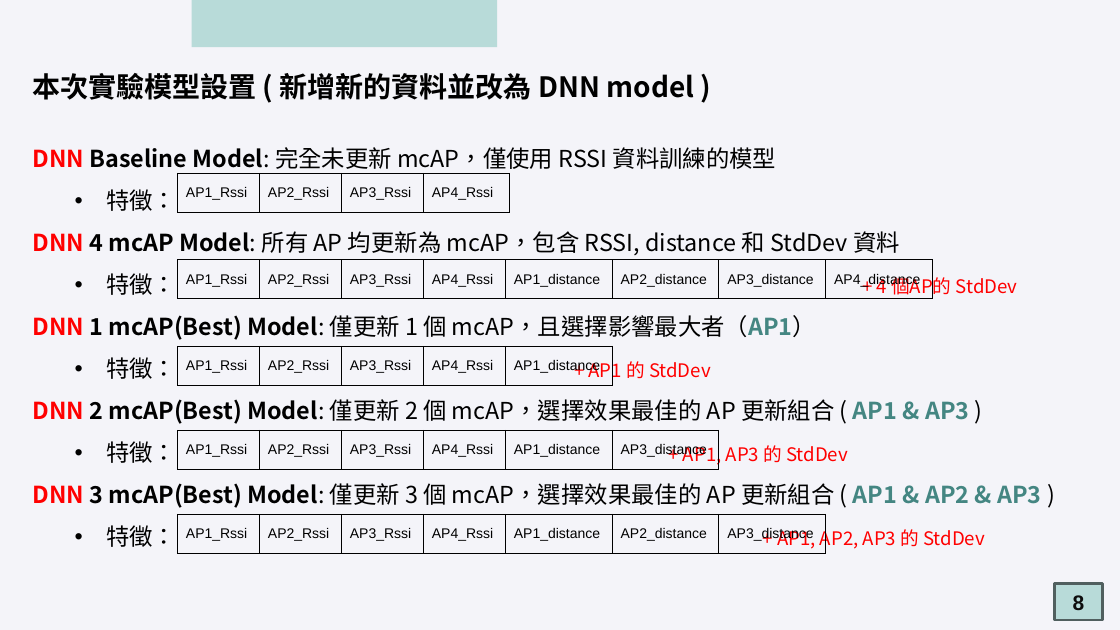
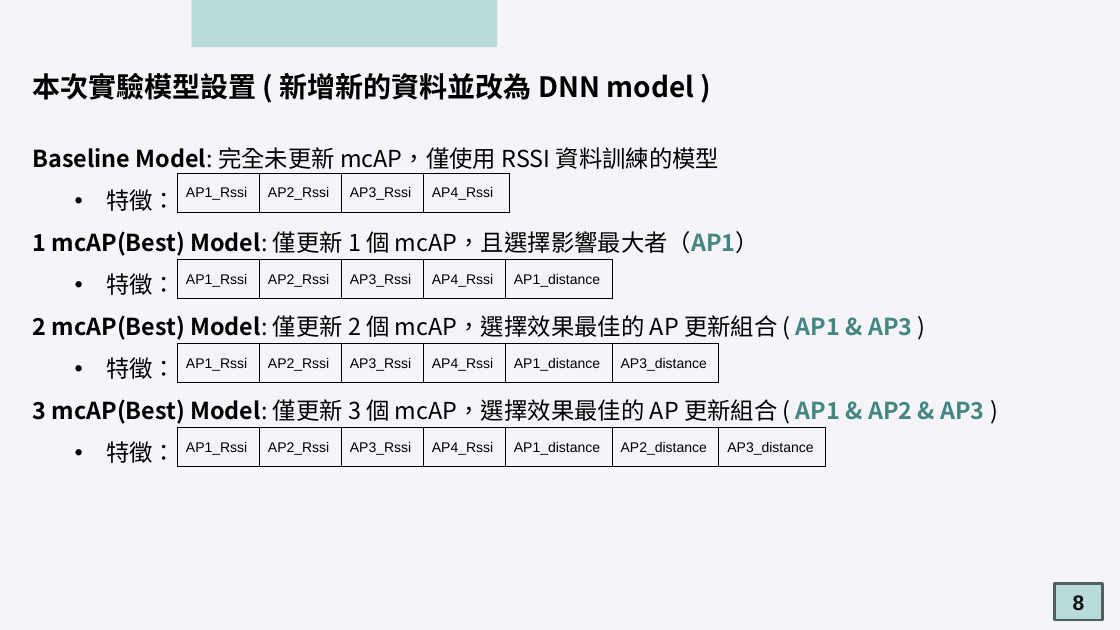
Before and after one commit to oscar9335/RTT_Research, a slide deck: slide 8 of meeting/2025-02-10/2025-02-10 meeting 吳定洋.pptx. Drawn at 1120x630 pixels with LibreOffice and Linux fonts; fonts in the diff are those of the drawing. Boxes give left, top, right and bottom in pixels: in the first picture for what was removed or moved away, otherwise in the second. Text is boxed around its words. In the diff, an @@ line names an element or a change of style, - is before the commit and + after.

Commit message:
2025 3 11 PPT

```diff
--- a/meeting/2025-02-10/2025-02-10 meeting 吳定洋.pptx
+++ b/meeting/2025-02-10/2025-02-10 meeting 吳定洋.pptx
@@ text at (33, 147, 720, 169): text changed @@
-DNN Baseline Model: 完全未更新 mcAP，僅使用 RSSI 資料訓練的模型
+Baseline Model: 完全未更新 mcAP，僅使用 RSSI 資料訓練的模型
@@ text at (33, 231, 984, 463): text changed @@
-DNN 4 mcAP Model: 所有 AP 均更新為 mcAP，包含 RSSI, distance 和 StdDev 資料
-  • 特徵： + 4 個AP的 StdDev
-DNN 1 mcAP(Best) Model: 僅更新 1 個 mcAP，且選擇影響最大者（AP1）
-  • 特徵： + AP1 的 StdDev
-DNN 2 mcAP(Best) Model: 僅更新 2 個 mcAP，選擇效果最佳的 AP 更新組合 ( AP1 & AP3 )
-  • 特徵： + AP1, AP3 的 StdDev
-DNN 3 mcAP(Best) Model: 僅更新 3 個 mcAP，選擇效果最佳的 AP 更新組合 ( AP1 & AP2 & AP3 )
-  • 特徵： + AP1, AP2, AP3 的 StdDev
+1 mcAP(Best) Model: 僅更新 1 個 mcAP，且選擇影響最大者（AP1）
+  • 特徵：
+2 mcAP(Best) Model: 僅更新 2 個 mcAP，選擇效果最佳的 AP 更新組合 ( AP1 & AP3 )
+  • 特徵：
+3 mcAP(Best) Model: 僅更新 3 個 mcAP，選擇效果最佳的 AP 更新組合 ( AP1 & AP2 & AP3 )
+  • 特徵：
@@ table removed at (177, 260, 933, 298), 1 rows, 8 columns @@
-AP1_Rssi | AP2_Rssi | AP3_Rssi | AP4_Rssi | AP1_distance | AP2_distance | AP3_distance | AP4_distance
@@ 3 tables: place and size @@
-3 tables at (177, 346, 827, 553)
+3 tables at (177, 260, 827, 466)
```
Also in this commit, not shown: 15 other files.
